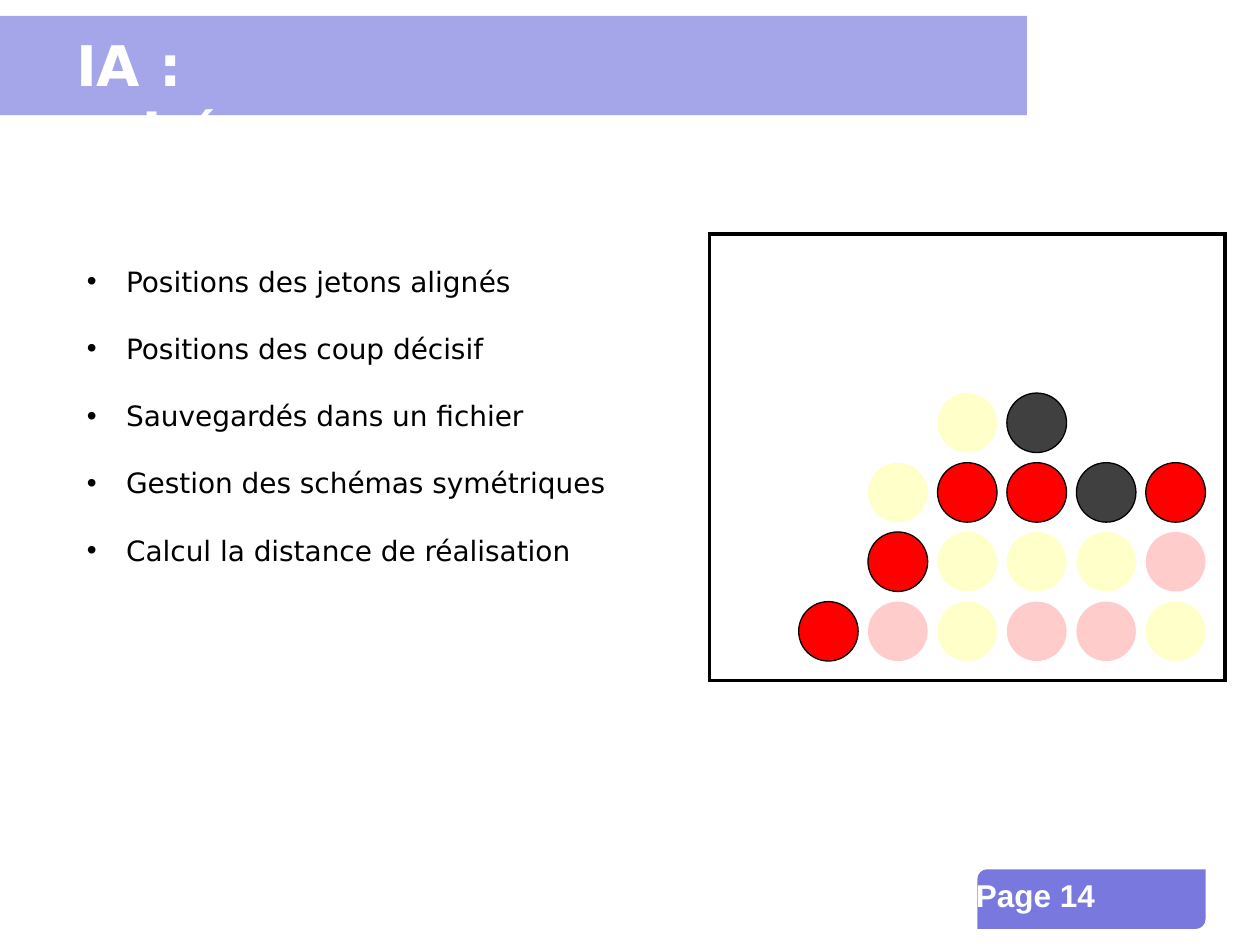
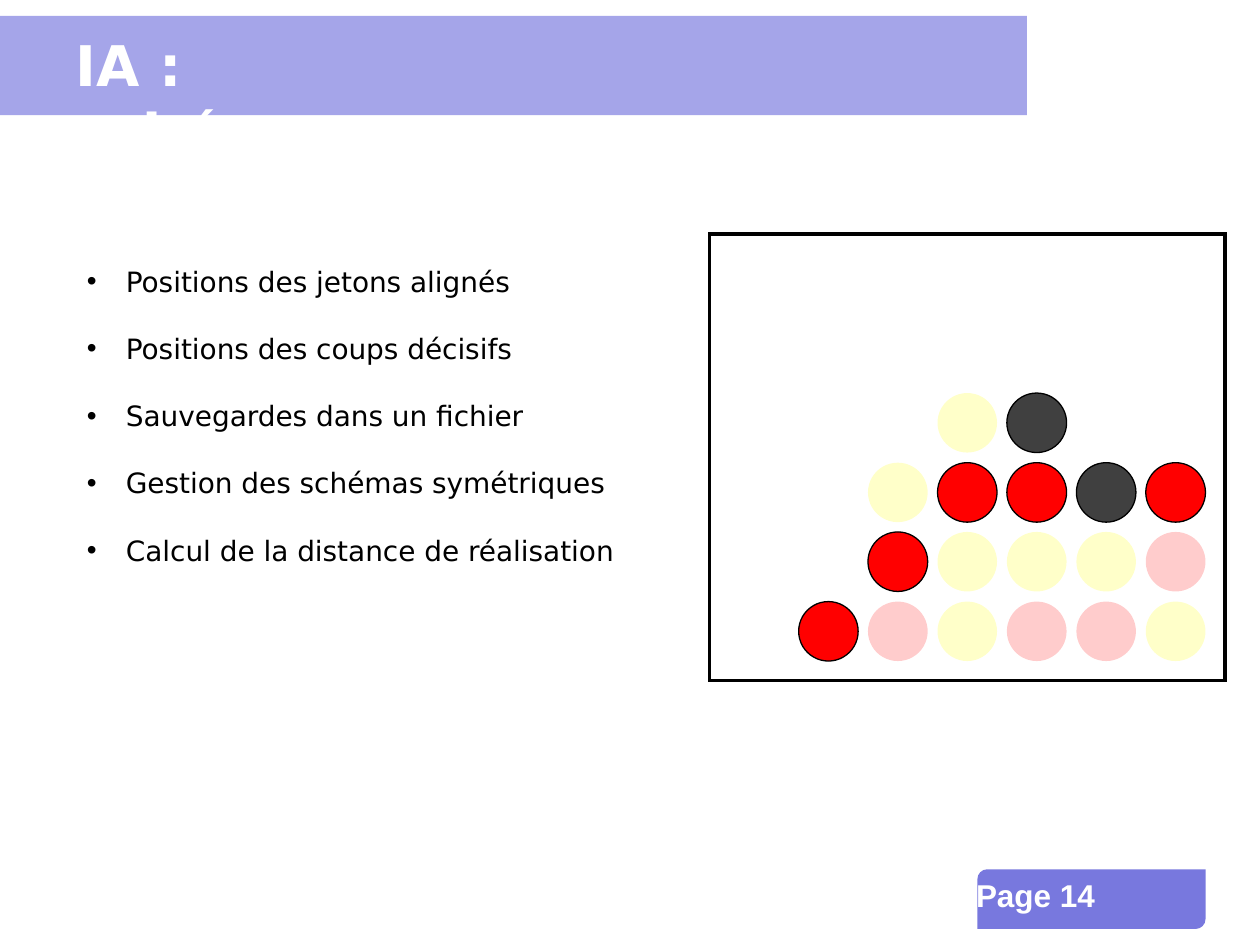
Before and after one commit to INSA-4IF-H4404-2013-2014/Connect-Four, a slide deck: slide 14 of presentation.ppt. Drawn at 1260x945 pixels with LibreOffice and Linux fonts; fonts in the diff are those of the drawing; background and template pictures are left out. Boxes give left, top, right and bottom in pixels: in the first picture for what was removed or moved away, otherwise in the second. Text is boxed around its words. In the diff, an @@ line names an element or a change of style, - is before the commit and + after.

```diff
--- a/presentation.ppt
+++ b/presentation.ppt
@@ text at box(126, 337, 523, 432): text changed @@
-• Positions des coup décisif
-• Sauvegardés dans un fichier
+• Positions des coups décisifs
+• Sauvegardes dans un fichier
@@ text at box(126, 538, 614, 562): text changed @@
-• Calcul la distance de réalisation
+• Calcul de la distance de réalisation
```
Also in this commit, not shown: 10 other slides changed, 1 other file.
